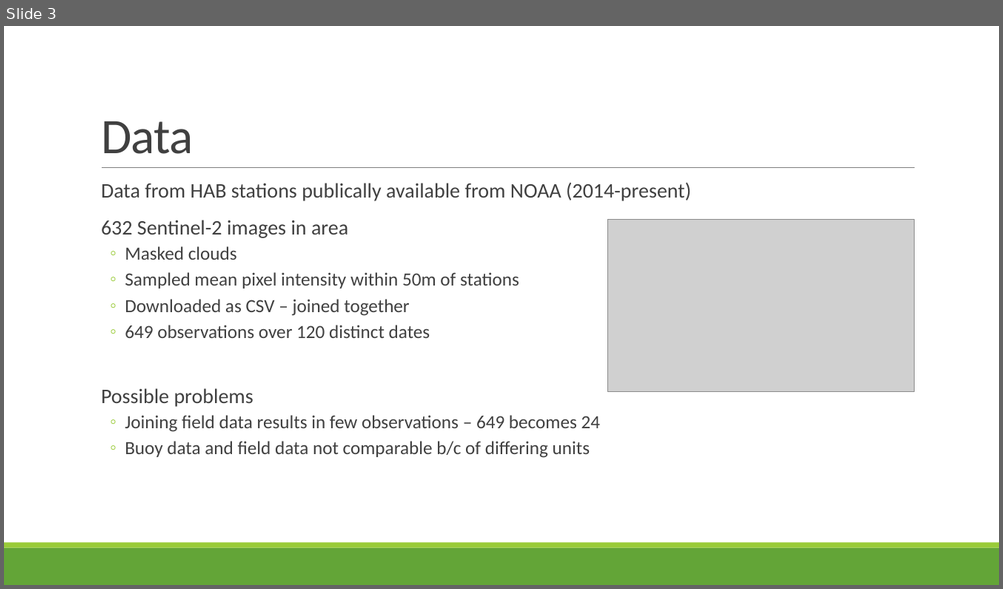
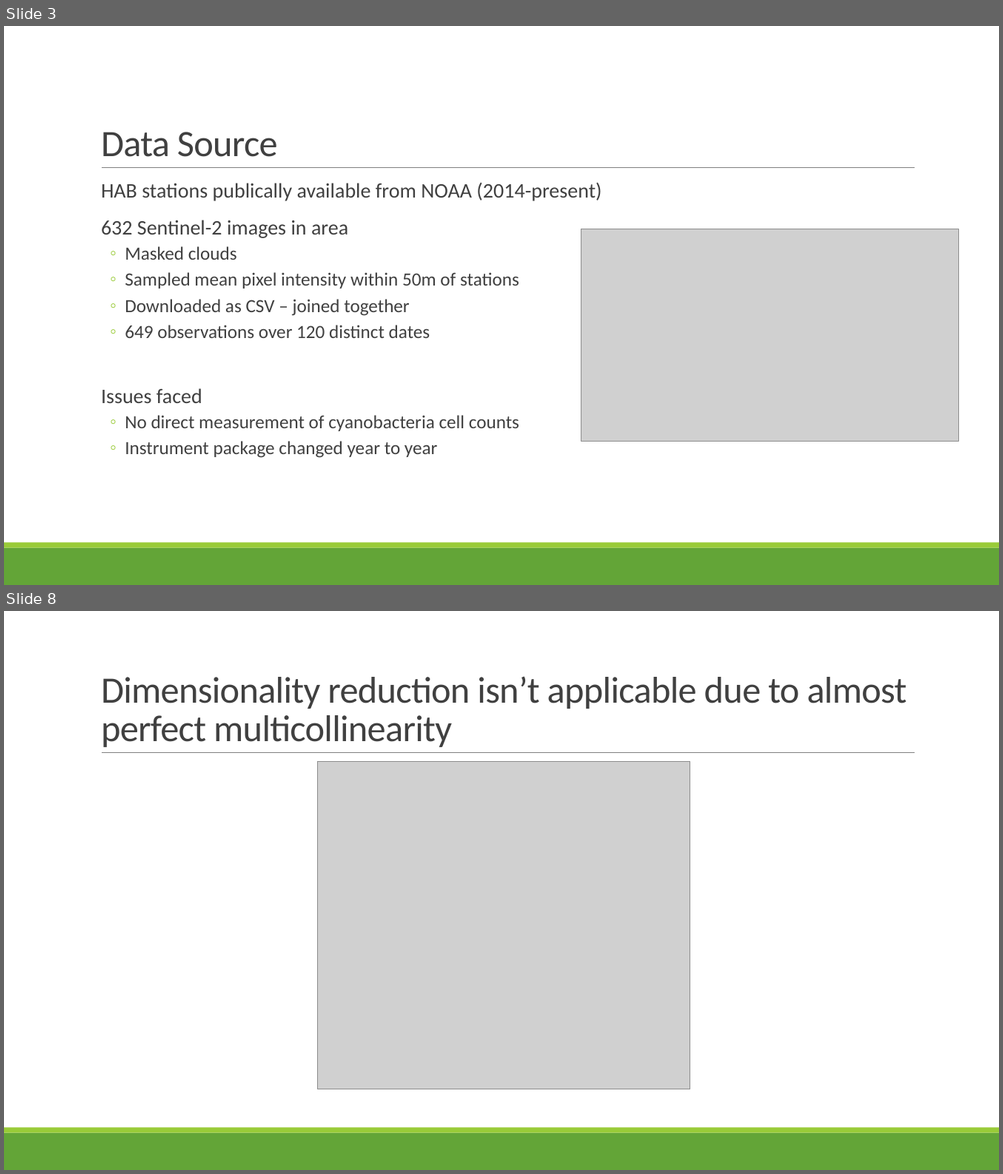
Before and after one commit to s-kganz/erie_habs, a slide deck: 04_presentation/HABs with Sentinel-2.pptx. Shown one above the other, each under a label of ours: slide 3 before the commit, slides 3 and 8 after it; the slides between them are not shown. The pictures are 1003x589 and 1003x1174 pixels, drawn with LibreOffice and Linux fonts; fonts in the diff are those of the drawing; grey boxes stand for pictures. Boxes give left, top, right and bottom in pixels: in the first picture for what was removed or moved away, otherwise in the second. Text is boxed around its words. In the diff, an @@ line names an element or a change of style, - is before the commit and + after.

```diff
--- a/04_presentation/HABs with Sentinel-2.pptx
+++ b/04_presentation/HABs with Sentinel-2.pptx
@@ slide 8 added at box(4, 611, 999, 1170), background #FFFFFF; not listed: 3 template elements that a slide beside it also shows @@
@@ title added at box(101, 676, 907, 747), 36 pt, text #404040 @@
+Dimensionality reduction isn’t applicable due to almost perfect multicollinearity
@@ picture added at box(317, 762, 690, 1090) @@
@@ slide 3 changed as well @@
@@ title at box(101, 132, 278, 157): text changed; size 48 to 36 pt @@
-Data
+Data Source
@@ text at box(101, 182, 601, 201): text changed @@
-  Data from HAB stations publically available from NOAA (2014-present)
+  HAB stations publically available from NOAA (2014-present)
@@ picture: place and size @@
-picture at box(608, 219, 914, 392)
+picture at box(580, 229, 959, 442)
@@ text at box(101, 389, 519, 458): text changed @@
-  Possible problems
-  ◦ Joining field data results in few observations – 649 becomes 24
-  ◦ Buoy data and field data not comparable b/c of differing units
+  Issues faced
+  ◦ No direct measurement of cyanobacteria cell counts
+  ◦ Instrument package changed year to year
```
Also in this commit, not shown: 2 other slides changed, 12 other slides added, 1 slide removed, 7 other files.
